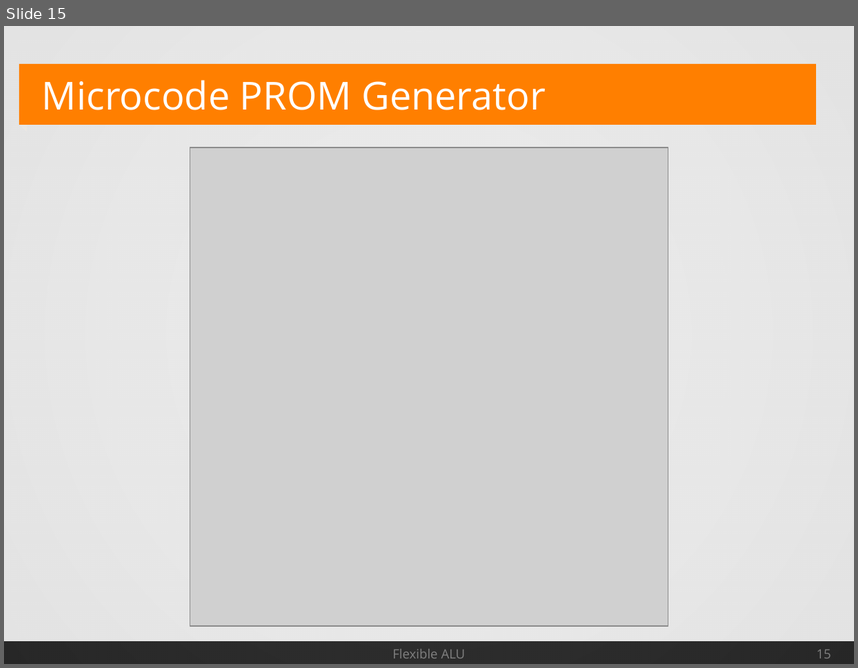
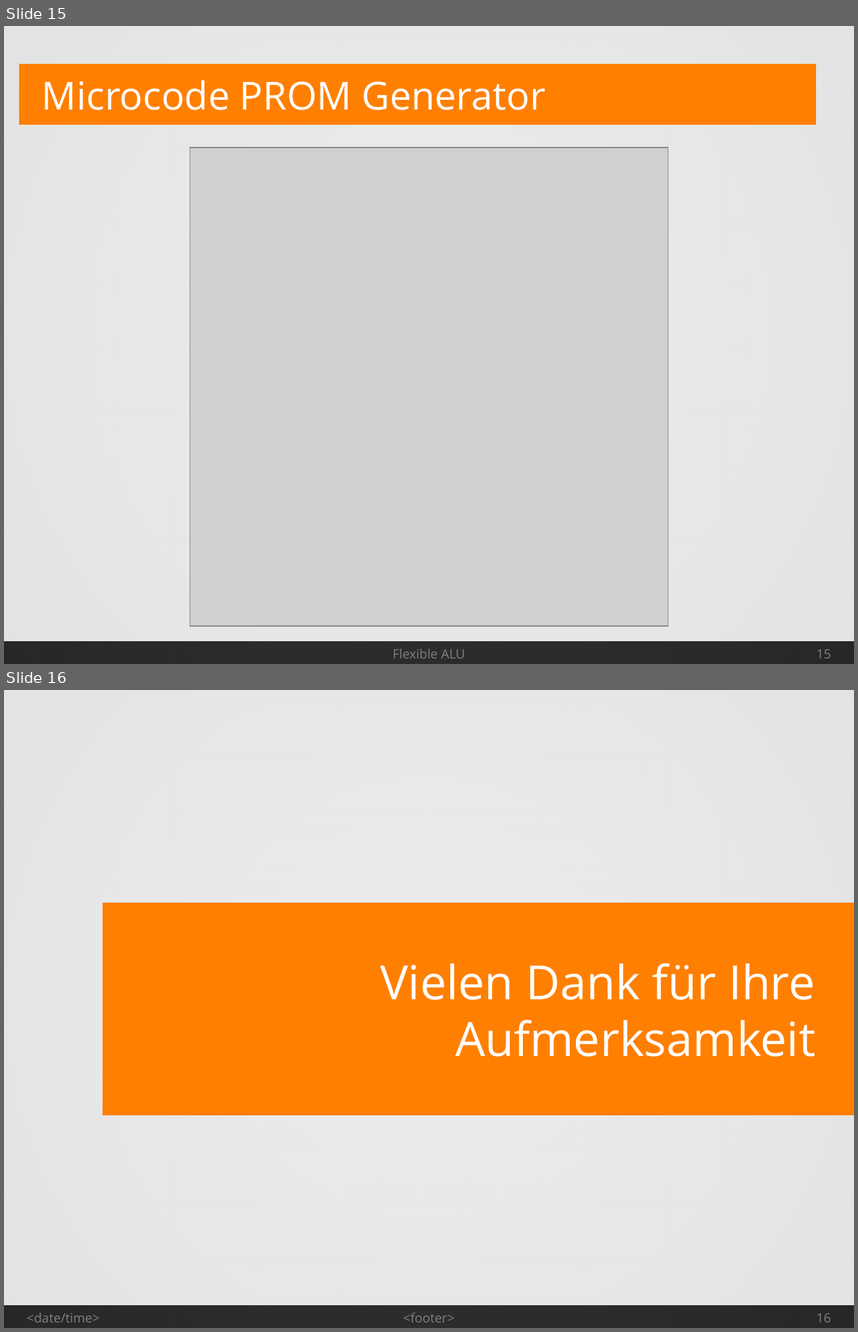
Before and after one commit to Geend/FHDWLogicWorksLib, a slide deck: alu-4/Spec/AluSpec.odp. Shown one above the other, each under a label of ours: slide 15 before the commit, slides 15 and 16 after it. The pictures are 858x668 and 858x1332 pixels, drawn with LibreOffice and Linux fonts; fonts in the diff are those of the drawing; grey boxes stand for pictures. Boxes give left, top, right and bottom in pixels: in the first picture for what was removed or moved away, otherwise in the second. Text is boxed around its words. In the diff, an @@ line names an element or a change of style, - is before the commit and + after.

```diff
--- a/alu-4/Spec/AluSpec.odp
+++ b/alu-4/Spec/AluSpec.odp
@@ slide 16 added at (4, 690, 854, 1328), background #FFFFFF; not listed: 2 template elements that a slide beside it also shows @@
@@ rectangle added at (103, 903, 854, 1116), fill #FF7F00 @@
@@ title added at (380, 963, 815, 1056), 44 pt, text #FFFFFF @@
+Vielen Dank für Ihre Aufmerksamkeit
@@ text added at (27, 1312, 100, 1322), 12 pt, text #808080 @@
+<date/time>
@@ text added at (404, 1312, 455, 1322), 12 pt, text #808080 @@
+<footer>
@@ page number added at (817, 1313, 831, 1322), 12 pt, text #808080 @@
+16
```
Also in this commit, not shown: 7 slides changed, 1 slide removed.
